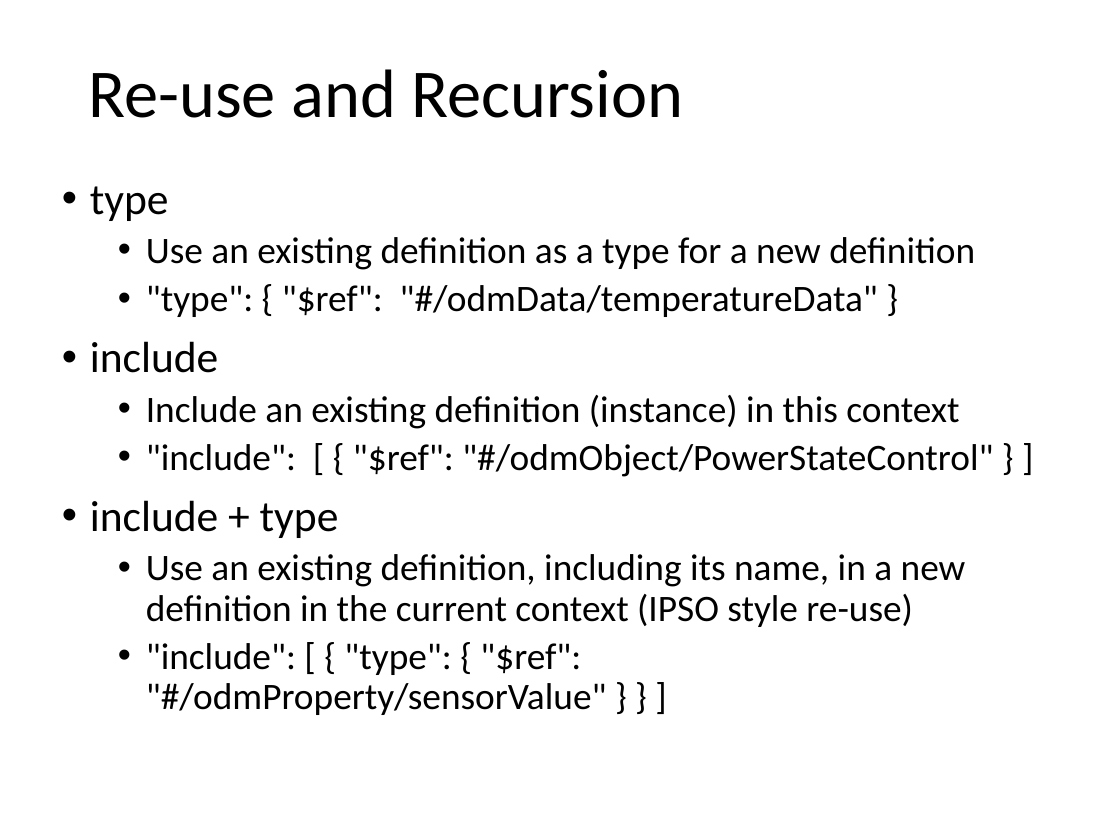
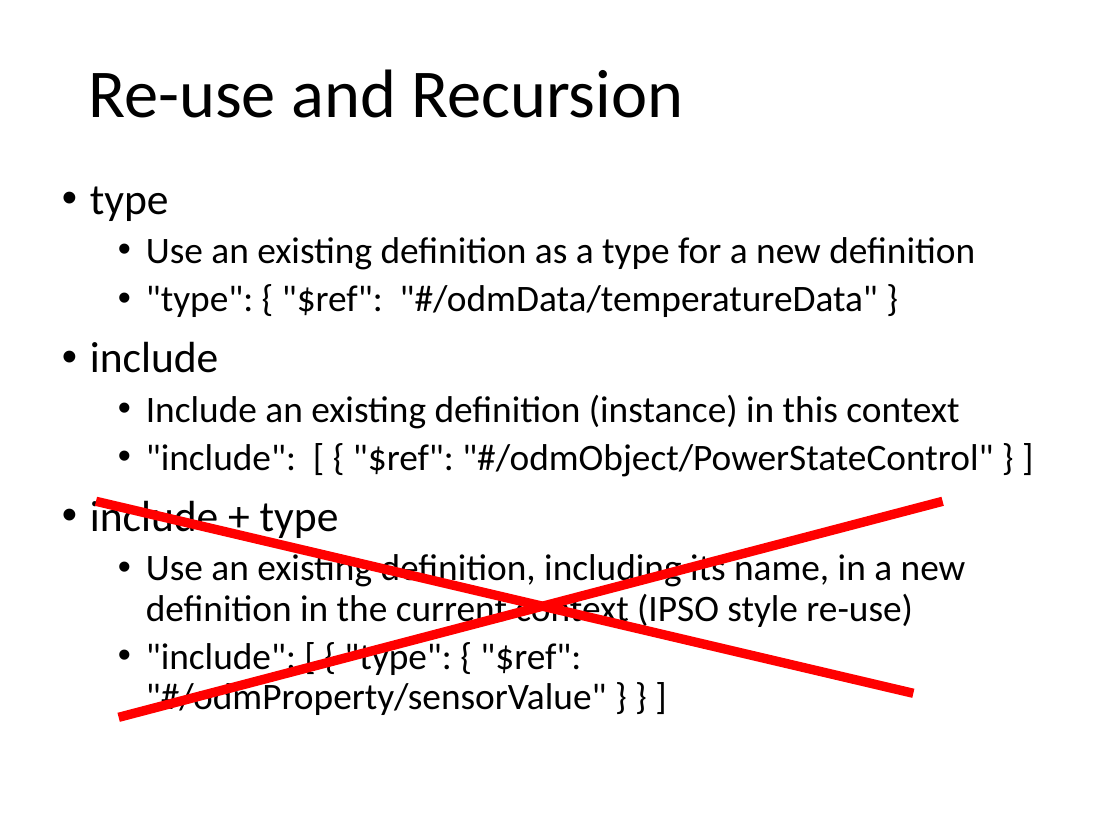
Before and after one commit to mjkoster/ODM-Examples, a slide deck: slide 9 of sdf-extensions.pptx (slide 8 before the commit). Drawn at 1120x840 pixels with LibreOffice and Linux fonts; fonts in the diff are those of the drawing. Boxes give left, top, right and bottom in pixels: in the first picture for what was removed or moved away, otherwise in the second. Text is boxed around its words. In the diff, an @@ line names an element or a change of style, - is before the commit and + after.

```diff
--- a/sdf-extensions.pptx
+++ b/sdf-extensions.pptx
@@ line added from (96, 502) to (913, 693), #FF0000 6 pt @@
@@ line added from (119, 717) to (943, 502), #FF0000 6 pt @@
```
Also in this commit, not shown: 4 other slides changed, 2 slides added, 2 other files.
